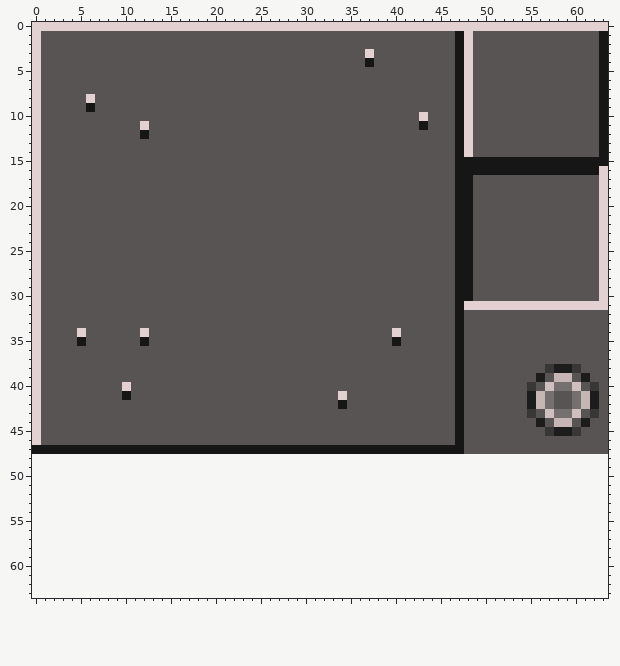
Two versions of one pixel-art sprite, assets/floortiles.png. Above, as it was before the edit.
The file is 64x48 pixels. Colours within 5 levels of each other are drawn and written as one. The old version is drawn lined up with the new one, on the new canvas.
New version:
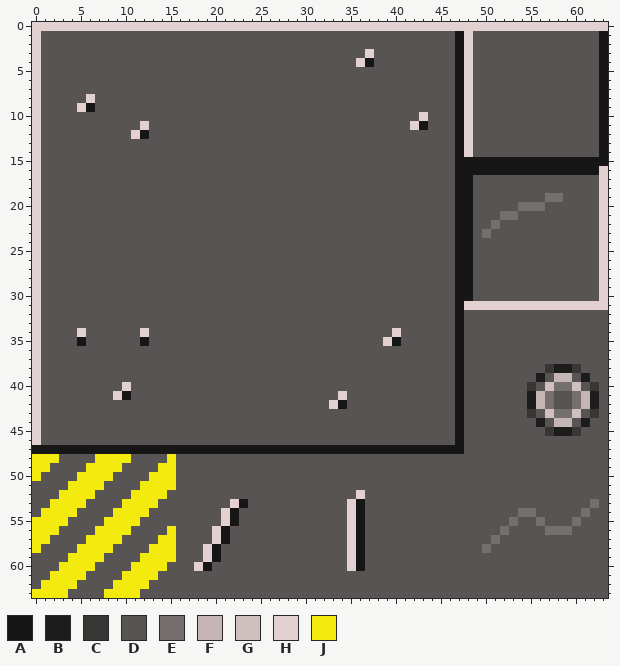
Palette (. is transparent): A #171616  B #1d1c1c  C #393636  D #585454  E #766f6f  F #c5b5b5  G #cfbfbf  H #e3d1d1  J #f3eb0d
Diff:
canvas 64x48 -> 64x64
@@ x 34..38 @@
  3 DDDHD
- 4 DDDAD
+ 4 DDHAD
  5 DDDDD
@@ x 3..44 @@
  8 DDDHDDDDDDDDDDDDDDDDDDDDDDDDDDDDDDDDDDDDDD
- 9 DDDADDDDDDDDDDDDDDDDDDDDDDDDDDDDDDDDDDDDDD
+ 9 DDHADDDDDDDDDDDDDDDDDDDDDDDDDDDDDDDDDDDDDD
 10 DDDDDDDDDDDDDDDDDDDDDDDDDDDDDDDDDDDDDDDDHD
-11 DDDDDDDDDHDDDDDDDDDDDDDDDDDDDDDDDDDDDDDDAD
-12 DDDDDDDDDADDDDDDDDDDDDDDDDDDDDDDDDDDDDDDDD
+11 DDDDDDDDDHDDDDDDDDDDDDDDDDDDDDDDDDDDDDDHAD
+12 DDDDDDDDHADDDDDDDDDDDDDDDDDDDDDDDDDDDDDDDD
 13 DDDDDDDDDDDDDDDDDDDDDDDDDDDDDDDDDDDDDDDDDD
@@ x 48..60 @@
 18 ADDDDDDDDDDDD
-19 ADDDDDDDDDDDD
-20 ADDDDDDDDDDDD
-21 ADDDDDDDDDDDD
-22 ADDDDDDDDDDDD
-23 ADDDDDDDDDDDD
+19 ADDDDDDDDEEDD
+20 ADDDDDEEEDDDD
+21 ADDDEEDDDDDDD
+22 ADDEDDDDDDDDD
+23 ADEDDDDDDDDDD
 24 ADDDDDDDDDDDD
@@ x 37..41 @@
 34 DDDHD
-35 DDDAD
+35 DDHAD
 36 DDDDD
@@ x 7..35 @@
 40 DDDHDDDDDDDDDDDDDDDDDDDDDDDDD
-41 DDDADDDDDDDDDDDDDDDDDDDDDDDHD
-42 DDDDDDDDDDDDDDDDDDDDDDDDDDDAD
+41 DDHADDDDDDDDDDDDDDDDDDDDDDDHD
+42 DDDDDDDDDDDDDDDDDDDDDDDDDDHAD
 43 DDDDDDDDDDDDDDDDDDDDDDDDDDDDD
@@ x 0..63 @@
 47 AAAAAAAAAAAAAAAAAAAAAAAAAAAAAAAAAAAAAAAAAAAAAAAADDDDDDDDDDDDDDDD
-48 ................................................................
-49 ................................................................
-50 ................................................................
-51 ................................................................
-52 ................................................................
-53 ................................................................
-54 ................................................................
-55 ................................................................
-56 ................................................................
-57 ................................................................
-58 ................................................................
-59 ................................................................
-60 ................................................................
-61 ................................................................
-62 ................................................................
-63 ................................................................
+48 JJJDDDDJJJJDDDDJDDDDDDDDDDDDDDDDDDDDDDDDDDDDDDDDDDDDDDDDDDDDDDDD
+49 JJDDDDJJJJDDDDJJDDDDDDDDDDDDDDDDDDDDDDDDDDDDDDDDDDDDDDDDDDDDDDDD
+50 JDDDDJJJJDDDDJJJDDDDDDDDDDDDDDDDDDDDDDDDDDDDDDDDDDDDDDDDDDDDDDDD
+51 DDDDJJJJDDDDJJJJDDDDDDDDDDDDDDDDDDDDDDDDDDDDDDDDDDDDDDDDDDDDDDDD
+52 DDDJJJJDDDDJJJJDDDDDDDDDDDDDDDDDDDDDHDDDDDDDDDDDDDDDDDDDDDDDDDDD
+53 DDJJJJDDDDJJJJDDDDDDDDHADDDDDDDDDDDHADDDDDDDDDDDDDDDDDDDDDDDDDED
+54 DJJJJDDDDJJJJDDDDDDDDHADDDDDDDDDDDDHADDDDDDDDDDDDDDDDDEEDDDDDEDD
+55 JJJJDDDDJJJJDDDDDDDDDHADDDDDDDDDDDDHADDDDDDDDDDDDDDDDEDDEDDDEDDD
+56 JJJDDDDJJJJDDDDJDDDDHADDDDDDDDDDDDDHADDDDDDDDDDDDDDDEDDDDEEEDDDD
+57 JJDDDDJJJJDDDDJJDDDDHADDDDDDDDDDDDDHADDDDDDDDDDDDDDEDDDDDDDDDDDD
+58 JDDDDJJJJDDDDJJJDDDHADDDDDDDDDDDDDDHADDDDDDDDDDDDDEDDDDDDDDDDDDD
+59 DDDDJJJJDDDDJJJJDDDHADDDDDDDDDDDDDDHADDDDDDDDDDDDDDDDDDDDDDDDDDD
+60 DDDJJJJDDDDJJJJDDDHADDDDDDDDDDDDDDDHADDDDDDDDDDDDDDDDDDDDDDDDDDD
+61 DDJJJJDDDDJJJJDDDDDDDDDDDDDDDDDDDDDDDDDDDDDDDDDDDDDDDDDDDDDDDDDD
+62 DJJJJDDDDJJJJDDDDDDDDDDDDDDDDDDDDDDDDDDDDDDDDDDDDDDDDDDDDDDDDDDD
+63 JJJJDDDDJJJJDDDDDDDDDDDDDDDDDDDDDDDDDDDDDDDDDDDDDDDDDDDDDDDDDDDD
